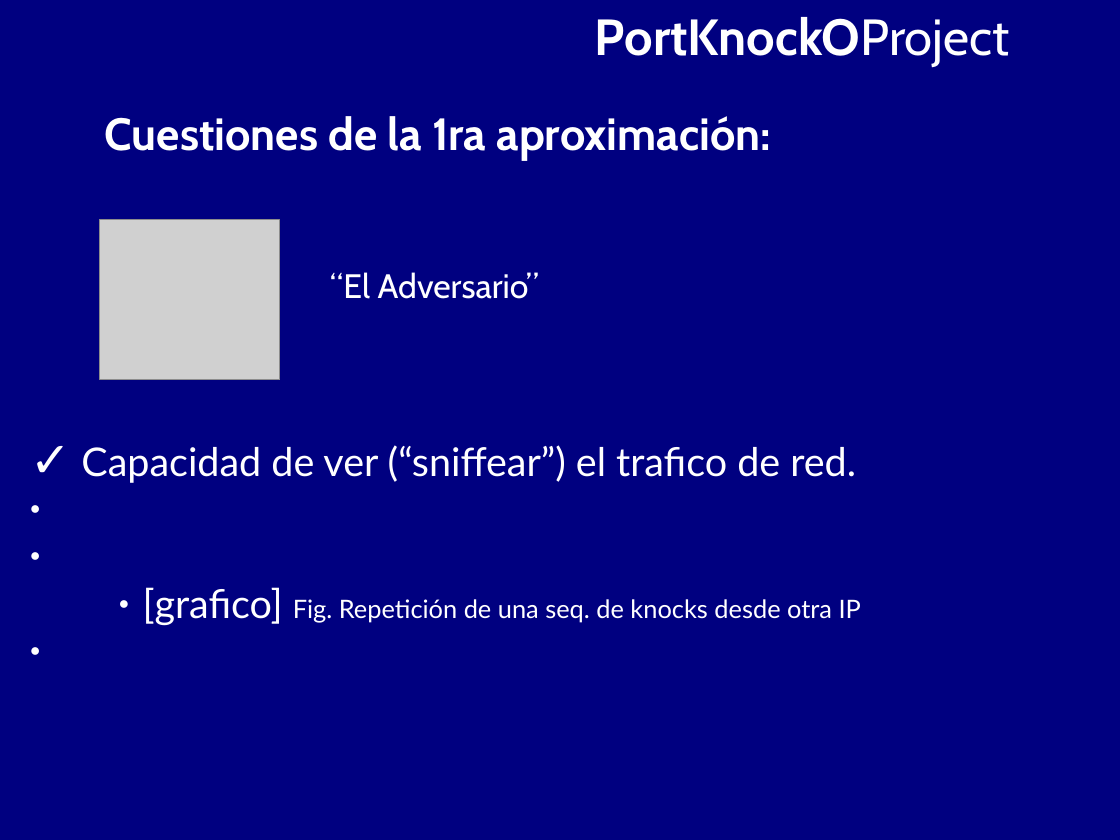
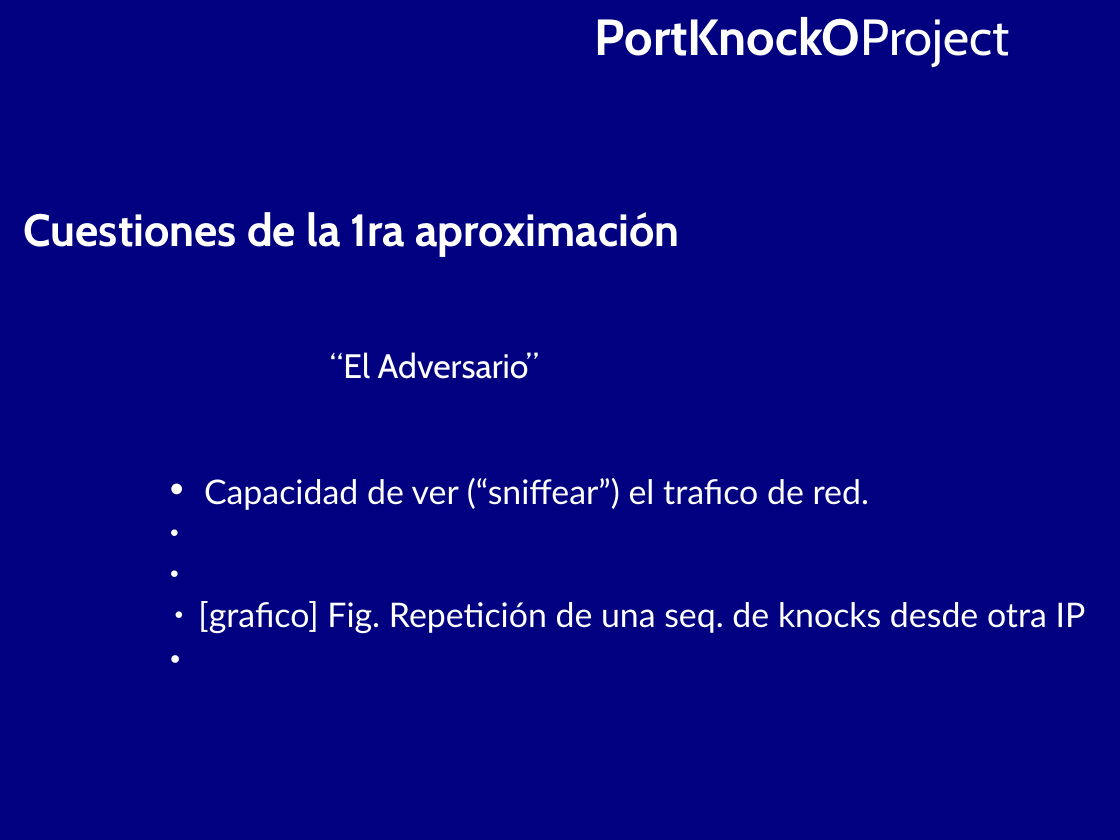
Before and after one commit to BackupTheBerlios/portknocko-svn, a slide deck: slide 8 of trunk/jornadas/jornadas.odp. Drawn at 1120x840 pixels with LibreOffice and Linux fonts; fonts in the diff are those of the drawing; grey boxes stand for pictures. Boxes give left, top, right and bottom in pixels: in the first picture for what was removed or moved away, otherwise in the second. Text is boxed around its words. In the diff, an @@ line names an element or a change of style, - is before the commit and + after.

```diff
--- a/trunk/jornadas/jornadas.odp
+++ b/trunk/jornadas/jornadas.odp
@@ text at box(24, 212, 679, 257): text changed @@
-Cuestiones de la 1ra aproximación:
+Cuestiones de la 1ra aproximación
@@ picture removed at box(100, 221, 279, 380) @@
@@ text "“El Adversario”": place and size @@
-text "“El Adversario”" at box(330, 272, 539, 299)
+text "“El Adversario”" at box(330, 352, 539, 379)
@@ text "Capacidad de ver (“sniffear”) el ...": place and size @@
-text "Capacidad de ver (“sniffear”) el ..." at box(81, 445, 861, 626)
+text "Capacidad de ver (“sniffear”) el ..." at box(198, 478, 1086, 634)
@@ text "Capacidad de ver (“sniffear”) el ..." at box(198, 478, 1086, 634): size 28 to 24 pt in "Capacidad de ver (“sniffear”) el trafico de ...", "[grafico]"; size 18 to 24 pt in "Fig. Repetición de una seq. de knocks ..."; bullet ✓ to • @@
```
Also in this commit, not shown: 4 other slides changed.
